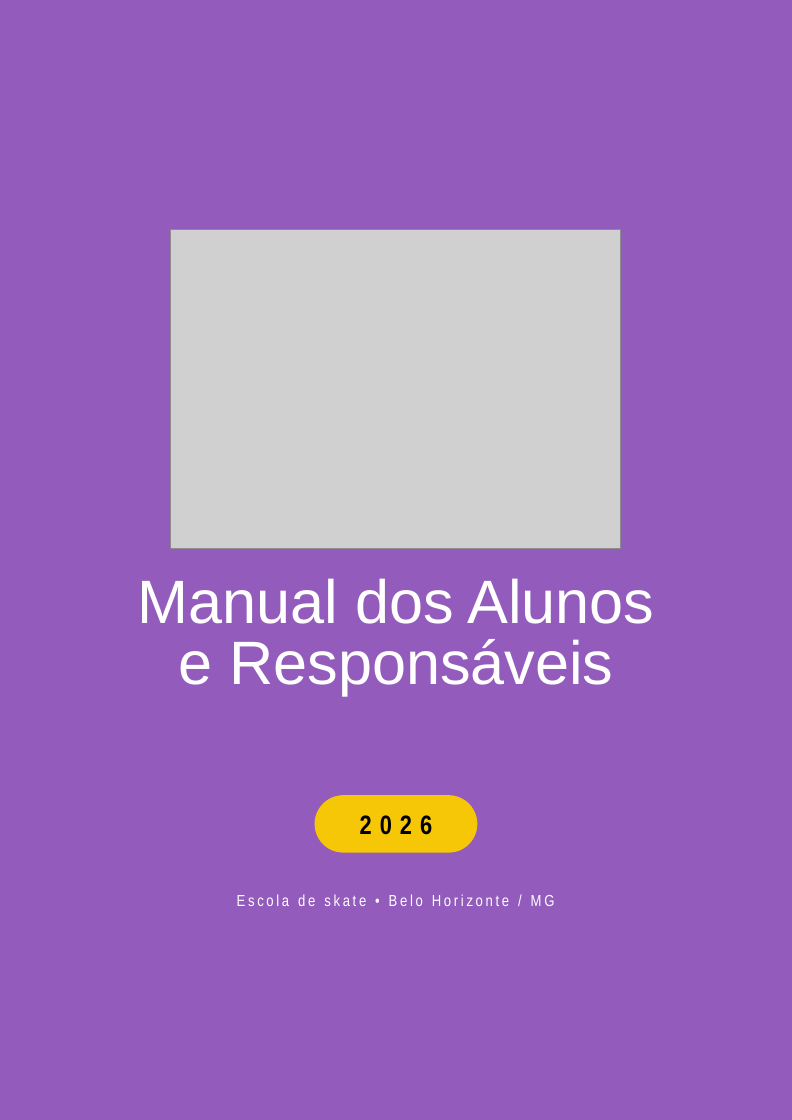
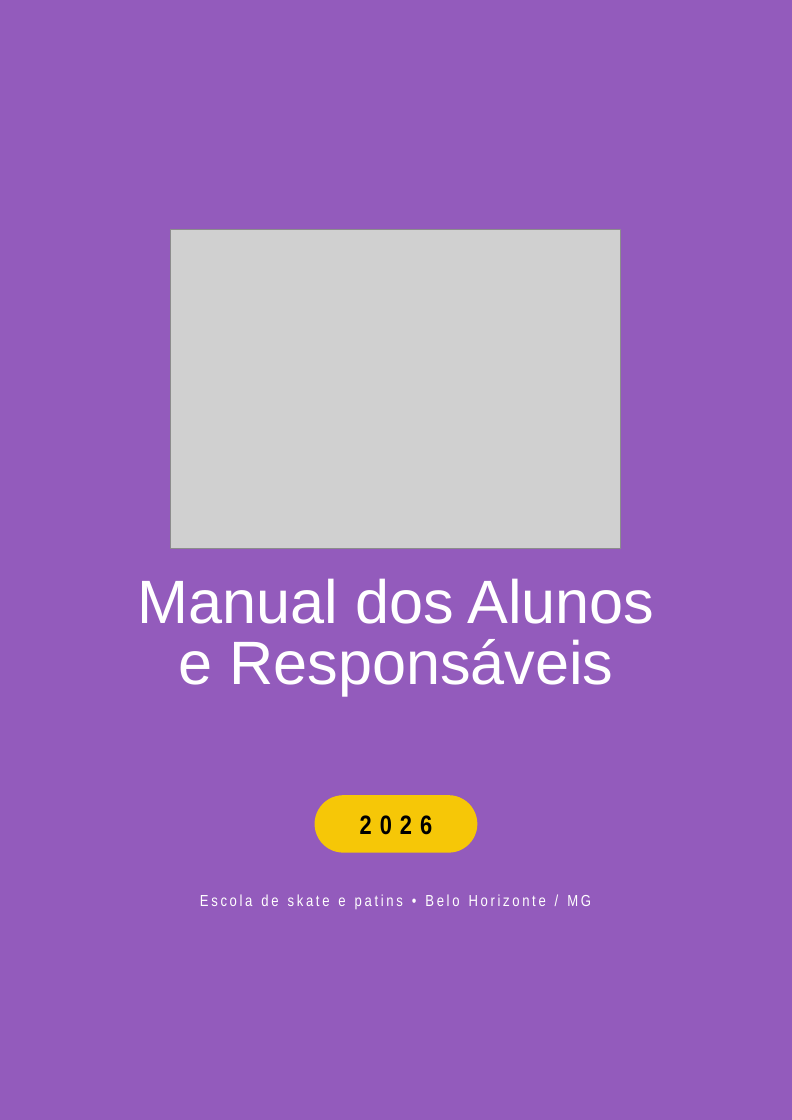
Before and after one commit to alessandra-loop/alessandra-loop.github.io, a slide deck: slide 1 of manual-dos-alunos-e-responsaveis/Manual-Loop-2026.pptx. Drawn at 792x1120 pixels with LibreOffice and Linux fonts; fonts in the diff are those of the drawing; grey boxes stand for pictures. Boxes give left, top, right and bottom in pixels: in the first picture for what was removed or moved away, otherwise in the second. Text is boxed around its words. In the diff, an @@ line names an element or a change of style, - is before the commit and + after.

```diff
--- a/manual-dos-alunos-e-responsaveis/Manual-Loop-2026.pptx
+++ b/manual-dos-alunos-e-responsaveis/Manual-Loop-2026.pptx
@@ text at (200, 894, 591, 909): text changed @@
-Escola de skate • Belo Horizonte / MG
+Escola de skate e patins • Belo Horizonte / MG
```
Also in this commit, not shown: 2 other files.
